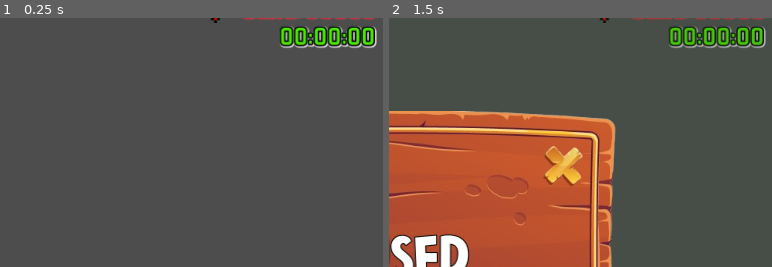
Above: before the commit, frames 1-2 (left to right).
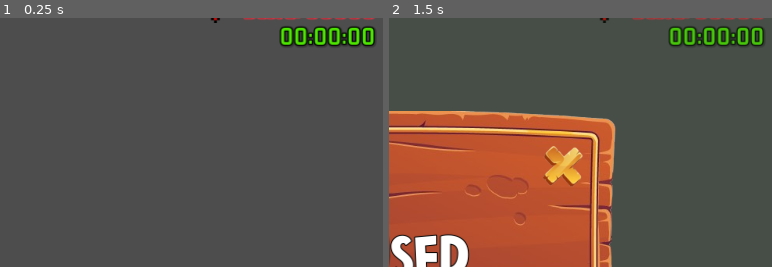
Above: after the commit, the same moments.

Repository: duynguyen-workspace/cosc2634-asm3-team6
Game: Godot game, scene res://models/level_ui/level_ui.tscn
The game is run twice, just before and just after one commit, with the same random seed, the same clock (stepped at 60 frames per second) and the same inputs. The project has no main scene, so this scene is started directly. Sound files missing from this copy of the repository are replaced by a short silence.
Inputs (mouse positions are % of the whole screen's width and height, from its top left):
- Up to frame 1 (0.25 s): no input
- Up to frame 2 (1.5 s): tap Enter at 0.5 s; move the mouse to (73, 54) at 0.52 s; hold D (Right) 0.53-1.25 s; tap Shift (Dash) at 0.6 s; click (73, 54) at 0.67 s; click (3, 7) at 1.25 s
The pictures show only the part of the screen within x 50-100%, y 7-57%; the shares and areas given below are measured in that part.

The runs differ from the first frame. In frame 1, 0.6% of the frame differs, in the area x 73-99%, y 3-13%; in frame 2, 0.5%.
Error in both runs: Invalid access to property or key 'on_level_completed' on a base object of type 'Node (signal_manager.gd)'. (res://views/hud/hud.gd:19)

Commit message:
fix HUD

Diff:
--- a/models/healthbar/health_bar.tscn
+++ b/models/healthbar/health_bar.tscn
@@ -9,7 +9,7 @@
 border_width_top = 1
 border_width_right = 1
 border_width_bottom = 1
-border_color = Color(0.0196078, 0.0196078, 0.0196078, 0.74902)
+border_color = Color(0, 0, 0, 0.933333)
 corner_radius_top_left = 4
 corner_radius_top_right = 4
 corner_radius_bottom_right = 4
--- a/views/hud/hud.tscn
+++ b/views/hud/hud.tscn
@@ -27,10 +27,10 @@
 font = ExtResource("1_qsimt")
 font_size = 32
 font_color = Color(0.301961, 0.909804, 0, 1)
-outline_size = 8
+outline_size = 6
 outline_color = Color(0.00784314, 0.00784314, 0.00784314, 1)
 shadow_size = 11
-shadow_color = Color(0.941176, 0.941176, 0.941176, 0.913725)
+shadow_color = Color(0.0235294, 0.0235294, 0.0235294, 0.301961)
 
 [sub_resource type="LabelSettings" id="LabelSettings_1lekt"]
 font = ExtResource("4_mjeg0")
@@ -82,7 +82,7 @@
 [node name="HealthBar" parent="MC/HB" instance=ExtResource("5_c5rj8")]
 custom_minimum_size = Vector2(695, 22)
 layout_mode = 2
-value = 60.0
+value = 40.0
 
 [node name="VB" type="VBoxContainer" parent="MC/HB"]
 layout_mode = 2
Not shown: 1 places in views/level_button/level_button.tscn that only renumber resources
